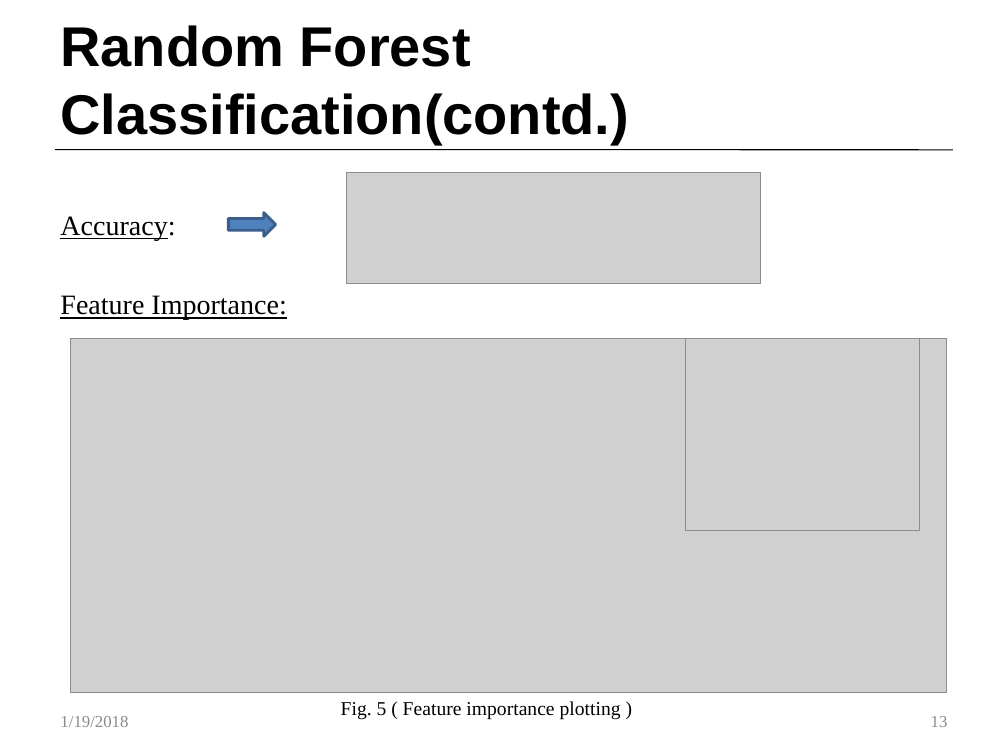
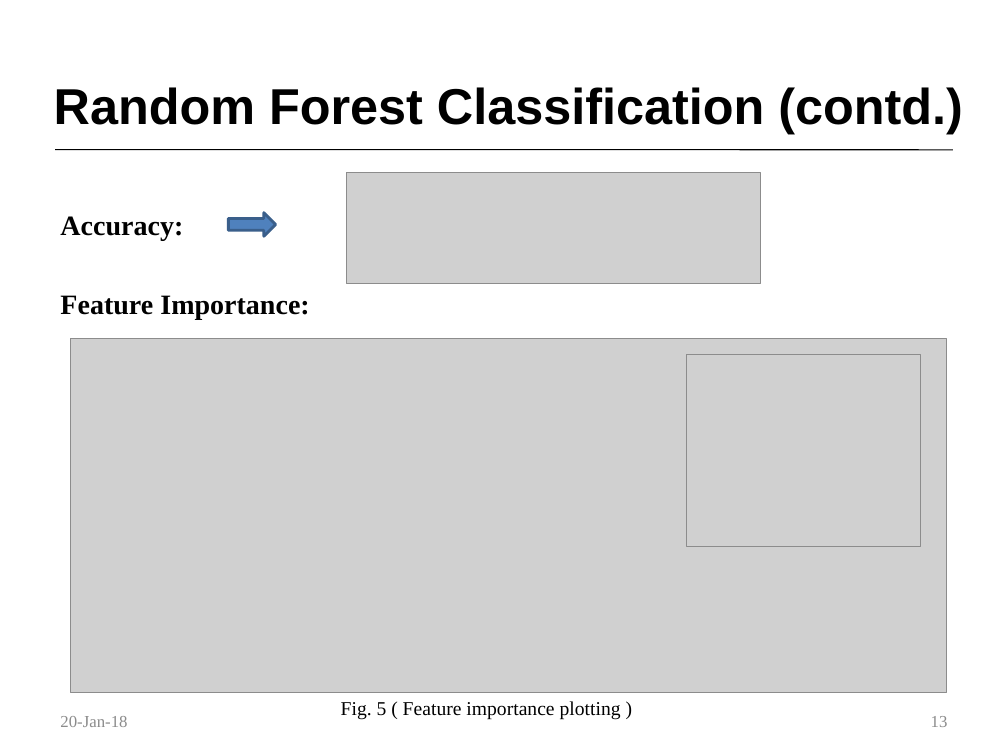
Before and after one commit to Customer-Churn-Prediction/Project-Machine-Learning, a slide deck: slide 13 of Customer Churn Prediction In Telecom Industry.pptx. Drawn at 1008x756 pixels with LibreOffice and Linux fonts; fonts in the diff are those of the drawing; grey boxes stand for pictures. Boxes give left, top, right and bottom in pixels: in the first picture for what was removed or moved away, otherwise in the second. Text is boxed around its words. In the diff, an @@ line names an element or a change of style, - is before the commit and + after.

```diff
--- a/Customer Churn Prediction In Telecom Industry.pptx
+++ b/Customer Churn Prediction In Telecom Industry.pptx
@@ title at [54,87,963,134]: text changed; size 40 to 36 pt @@
-Random Forest Classification(contd.)
+Random Forest Classification (contd.)
@@ text "Accuracy:" at [60,216,309,320]: bold on, underline off @@
@@ picture: place and size @@
-picture at [685,339,919,531]
+picture at [686,354,920,546]
@@ text at [60,716,127,727]: text changed @@
-1/19/2018
+20-Jan-18
```
Also in this commit, not shown: 16 other slides changed.
